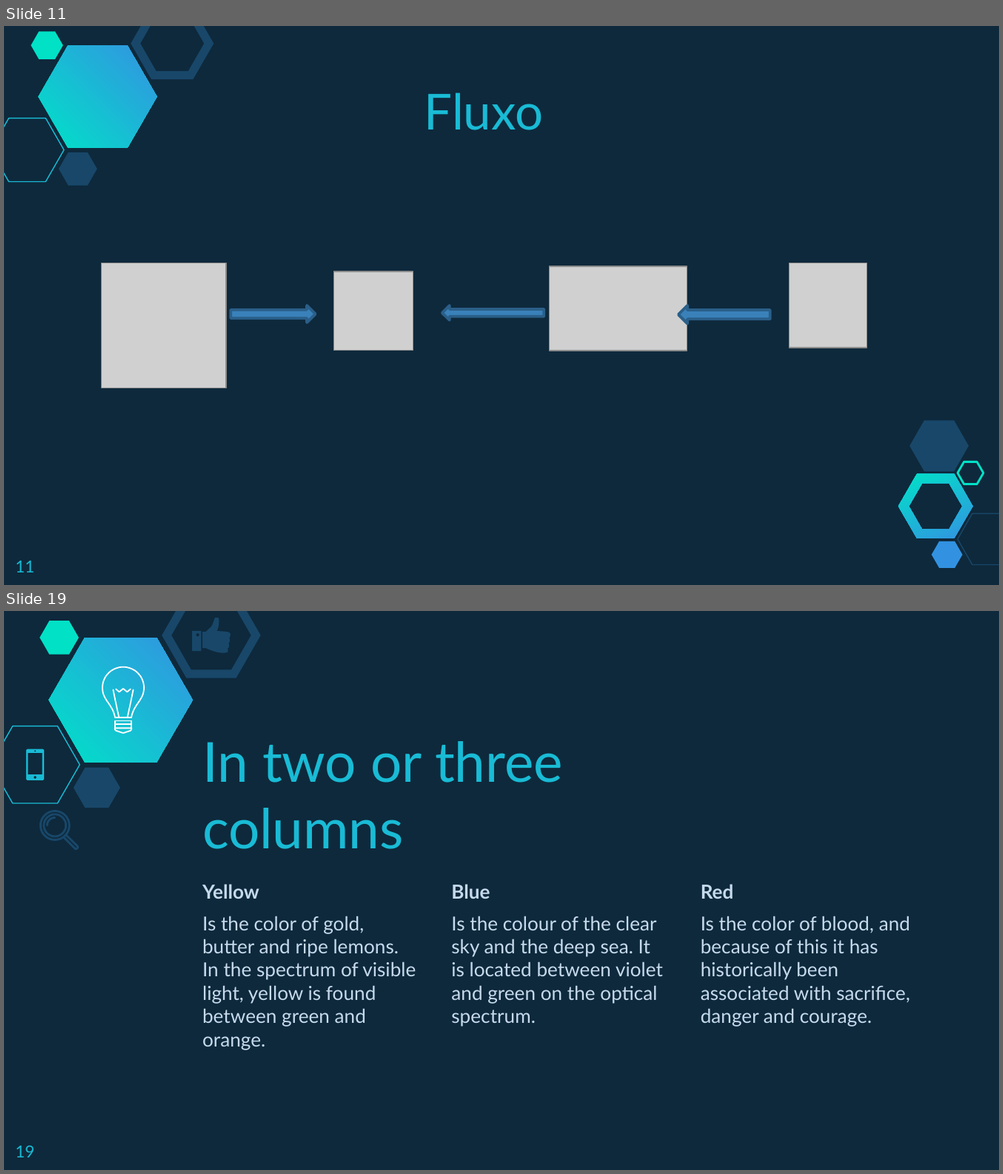
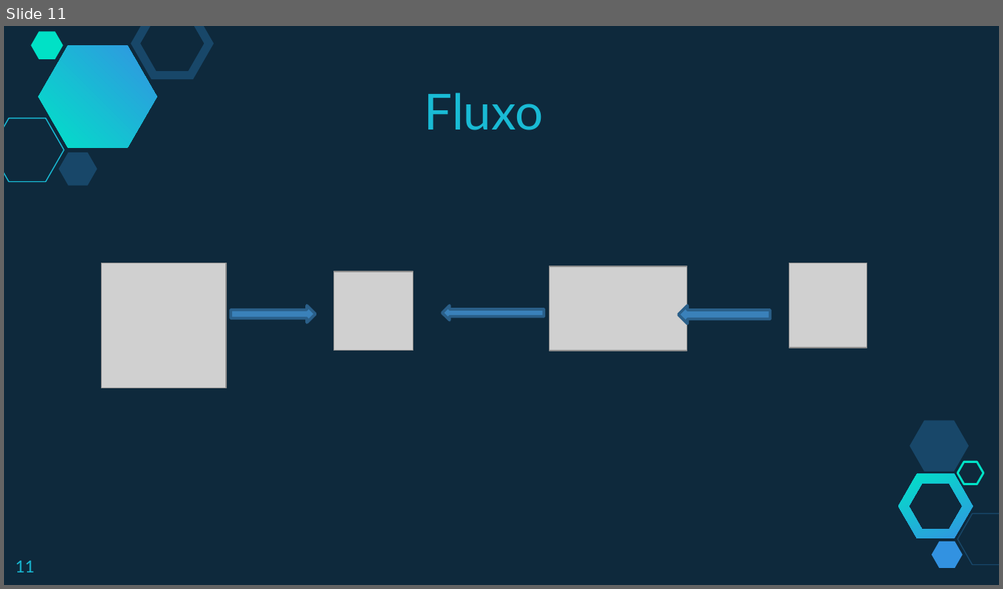
Before and after one commit to fabricioveronez/ImplementandoMetricasHealthcheck, a slide deck: docs/MetricasHealthcheck.pptx. Shown one above the other, each under a label of ours: slides 11 and 19 before the commit, slide 11 after it; the slides between them are not shown. The pictures are 1003x1174 and 1003x589 pixels, drawn with LibreOffice and Linux fonts; fonts in the diff are those of the drawing; grey boxes stand for pictures. Boxes give left, top, right and bottom in pixels: in the first picture for what was removed or moved away, otherwise in the second. Text is boxed around its words. In the diff, an @@ line names an element or a change of style, - is before the commit and + after.

```diff
--- a/docs/MetricasHealthcheck.pptx
+++ b/docs/MetricasHealthcheck.pptx
@@ slide 19 removed at (4,611,999,1170), background #0E293C @@
@@ hexagon removed at (40,621,79,655) @@
@@ hexagon removed at (167,611,256,675) @@
@@ freeform shape removed at (192,631,201,651) @@
@@ freeform shape removed at (202,618,230,654) @@
@@ freeform shape removed at (48,638,193,762) @@
@@ group removed at (102,667,145,733): 8 freeform shapes @@
@@ hexagon removed at (4,726,79,804) @@
@@ title removed at (202,741,563,849) @@
-In two or three columns
@@ freeform shape removed at (26,749,44,780) @@
@@ hexagon removed at (74,767,120,808) @@
@@ group removed at (41,811,77,849): 4 freeform shapes @@
@@ text removed at (202,884,415,1050) @@
-Yellow
-Is the color of gold, butter and ripe lemons. In the spectrum of visible light, yellow is found between green and orange.
@@ text removed at (451,884,663,1027) @@
-Blue
-Is the colour of the clear sky and the deep sea. It is located between violet and green on the optical spectrum.
@@ text removed at (700,884,910,1027) @@
-Red
-Is the color of blood, and because of this it has historically been associated with sacrifice, danger and courage.
@@ page number removed at (15,1146,34,1158) @@
-19
```
Also in this commit, not shown: 4 slides changed, 1 slide added, 26 other slides removed.
